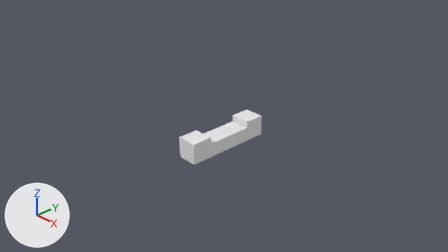
Before and after pictures for a commit that changed the Blender file Utils/Modelos/banco-andressa.blend.
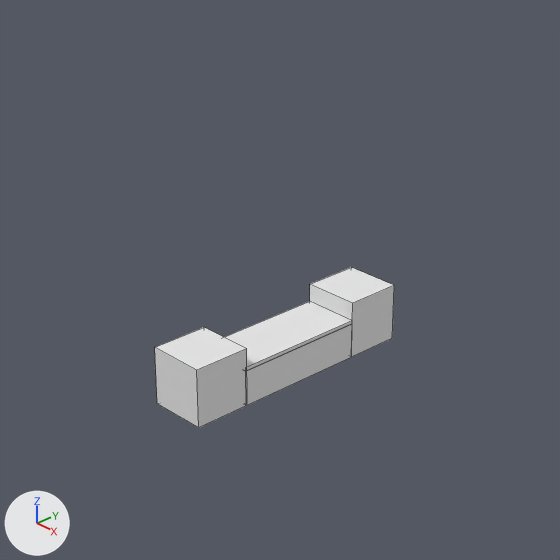
Each version appears first from the file's camera 'Camera', and next in a close-up on the part from 28% to 71% of the width and 7% to 83% of the height. Every picture has the same lights, and +X, +Y and +Z are marked at lower left. The close-ups show mesh edges as thin lines.
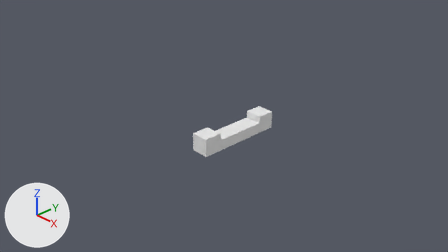
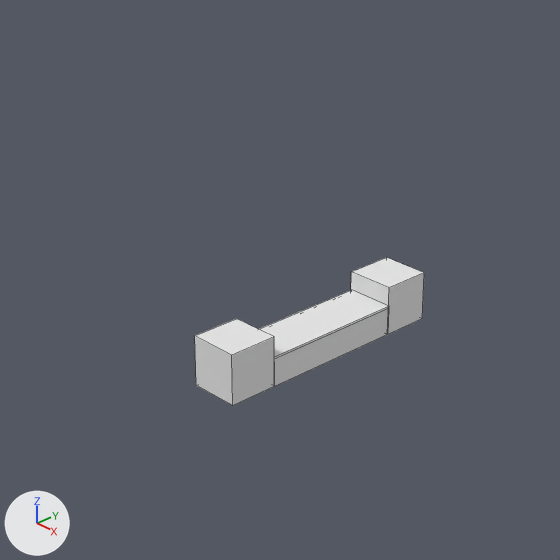
Where the newer file only moved an object's origin or applied its transform, the numbers keep the older frame.

What differs and where, as boxes [x1, y1, x2, y2] in the close-ups (560 x 560 px):
'Cube', mesh rescaled (13% narrower, 15% shorter)
    before: [155, 327, 247, 428]
    after: [195, 319, 275, 405]
'Cube.003', mesh rescaled
    before: [225, 301, 352, 371]
    after: [351, 257, 424, 334]
'Cube.002', mesh rescaled
    before: [310, 267, 394, 357]
    after: [259, 290, 388, 359]
'Cube.001', reshaped (8% wider)
    before: [246, 325, 352, 406]
    after: [274, 308, 389, 387]

What changed in the scene script:
```text
Change me_cube:
    where me_cube.from_pydata(...)  # 8 vertices, 6 faces; spans x -0.25..0.25, y -0.592..-0.092, z -0.25..0.25
    used by ob_cube; location = (0.0, 0.0, 0.0)
    me_cube part 1: the whole mesh is scaled about its middle by 0.885, then moved by (0.0, 0.345, 0.007)
Change me_cube_001:
    where me_cube_001.from_pydata(...)  # 8 vertices, 6 faces; spans x -0.25..0.25, y -0.592..0.588, z -0.25..0.059
    used by ob_cube_001; location = (0.0, 0.486, 0.0)
    me_cube_001 part 2
    me_cube_001.vertices[0].co: (0.25, 0.588, -0.25) -> (0.221, 1.064, -0.216)  # pixel (351, 357) -> pixel (388, 334)
    me_cube_001.vertices[1].co: (0.25, -0.592, -0.25) -> (0.221, -0.262, -0.216)  # pixel (246, 405) -> pixel (274, 386)
    me_cube_001.vertices[2].co: (-0.25, -0.592, -0.25) -> (-0.221, -0.262, -0.216)
    me_cube_001.vertices[3].co: (-0.25, 0.588, -0.25) -> (-0.221, 1.064, -0.216)
    me_cube_001.vertices[4].co: (0.25, 0.588, 0.059) -> (0.221, 1.064, 0.033)  # pixel (352, 323) -> pixel (389, 308)
    me_cube_001.vertices[5].co: (0.25, -0.592, 0.059) -> (0.221, -0.262, 0.033)  # pixel (245, 371) -> pixel (274, 359)
    me_cube_001.vertices[6].co: (-0.25, -0.592, 0.059) -> (-0.221, -0.262, 0.033)
    me_cube_001.vertices[7].co: (-0.25, 0.588, 0.059) -> (-0.221, 1.064, 0.033)
Change me_cube_002:
    where me_cube_002.from_pydata(...)  # 8 vertices, 6 faces; spans x -0.25..0.25, y -0.592..-0.092, z -0.25..0.25
    used by ob_cube_002; location = (0.0, 1.663, 0.0)
    me_cube_002 part 3: the whole mesh is scaled about its middle by (0.885, 2.65, 0.0369), then moved by (0.0, -0.435, 0.041)
Change me_cube_003:
    where me_cube_003.from_pydata(...)  # 8 vertices, 6 faces; spans x -0.25..0.25, y -0.592..0.588, z -0.25..-0.216
    used by ob_cube_003; location = (0.0, 0.486, 0.306)
    me_cube_003 part 4: the whole mesh is scaled about its middle by (0.885, 0.375, 13.1), then moved by (0.0, 1.279, -0.068)
```
